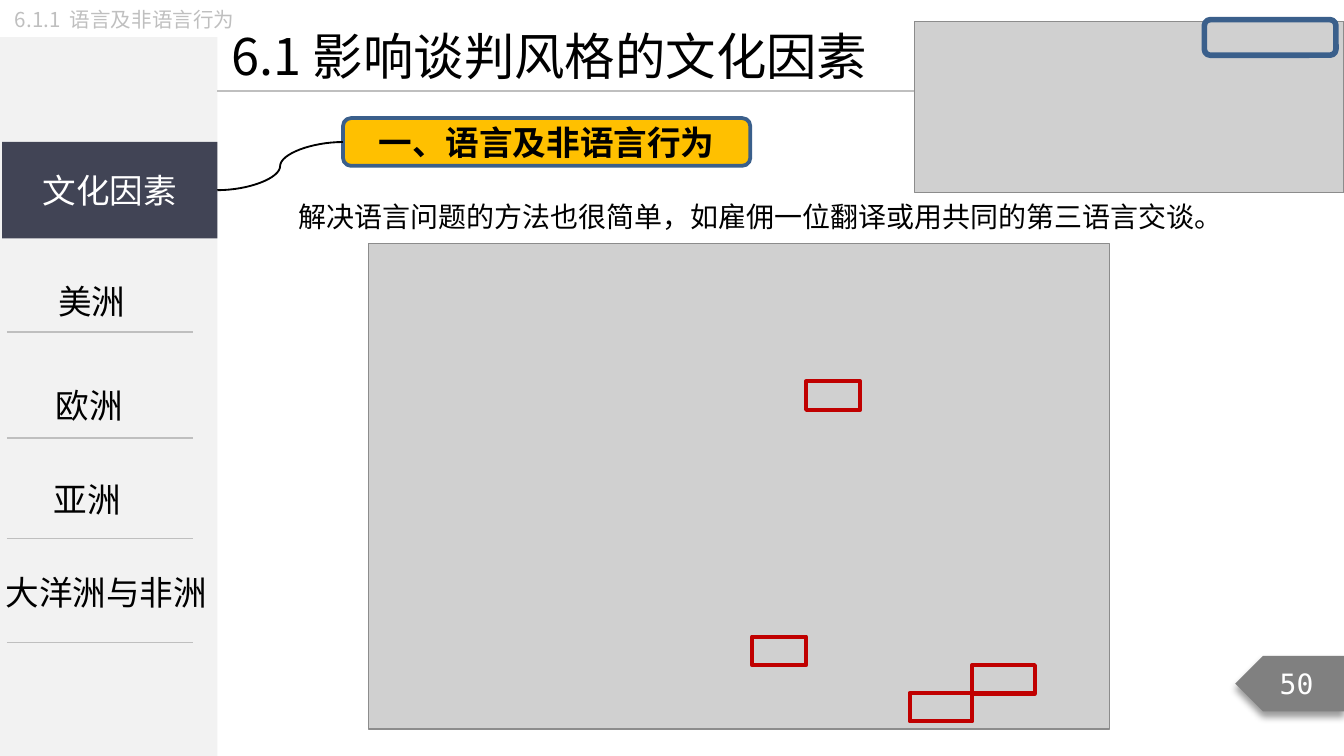
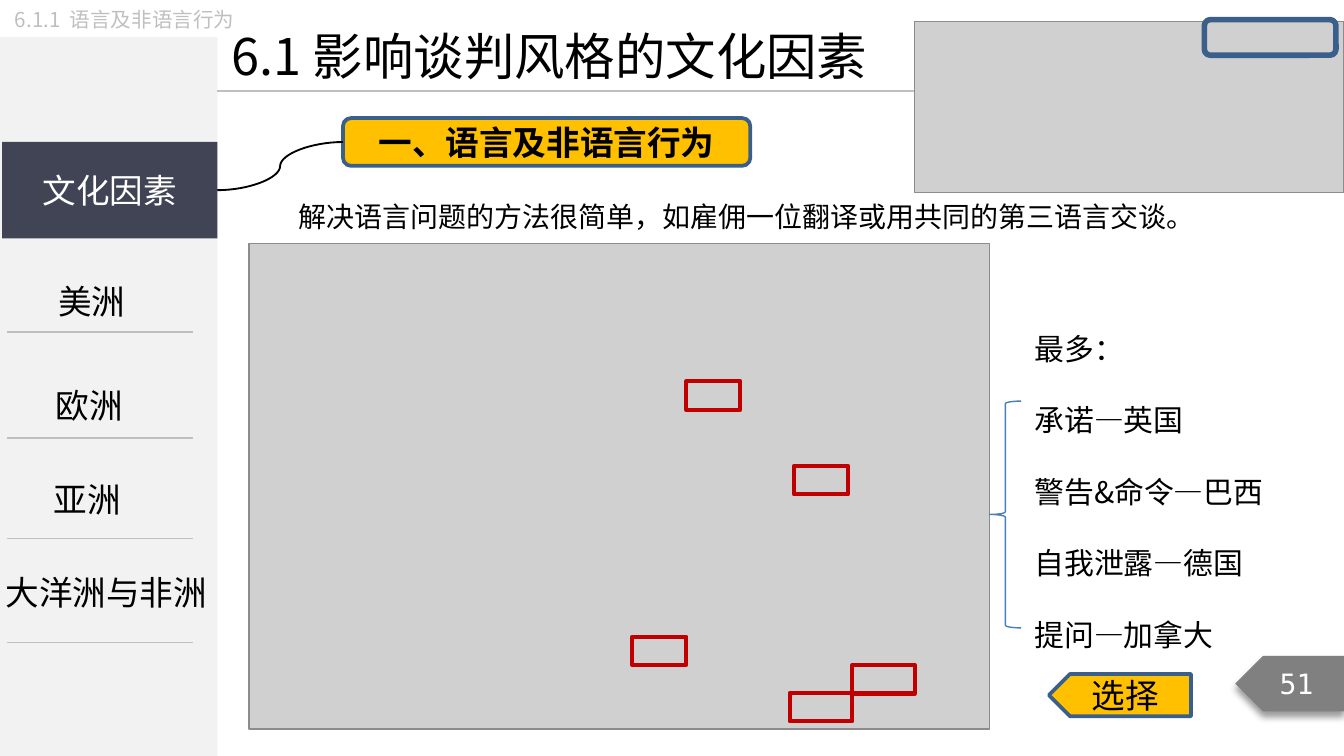
Before and after one commit to Call-me-zhy/tangtang, a slide deck: slide 51 of 3 国际商务谈判/课件/国际商务谈判精讲6.pptx (slide 50 before the commit). Drawn at 1344x756 pixels with LibreOffice and Linux fonts; fonts in the diff are those of the drawing; grey boxes stand for pictures. Boxes give left, top, right and bottom in pixels: in the first picture for what was removed or moved away, otherwise in the second. Text is boxed around its words. In the diff, an @@ line names an element or a change of style, - is before the commit and + after.

```diff
--- a/3 国际商务谈判/课件/国际商务谈判精讲6.pptx
+++ b/3 国际商务谈判/课件/国际商务谈判精讲6.pptx
@@ text at (x1=299, y1=203, x2=1195, y2=230): text changed @@
-解决语言问题的方法也很简单，如雇佣一位翻译或用共同的第三语言交谈。
+解决语言问题的方法很简单，如雇佣一位翻译或用共同的第三语言交谈。
@@ text added at (x1=1035, y1=335, x2=1264, y2=649), 16 pt, text #000000 @@
+最多：
+承诺—英国
+警告&命令—巴西
+自我泄露—德国
+提问—加拿大
@@ left brace added at (x1=989, y1=401, x2=1021, y2=628), outline #4B7EBC 0.75 pt @@
@@ rectangle added at (x1=794, y1=466, x2=848, y2=495), outline #C00000 2.25 pt @@
@@ 4 rectangles, 1 picture moved together from (x1=368, y1=243, x2=1109, y2=728) to (x1=249, y1=243, x2=989, y2=728) @@
@@ pentagon arrow added at (x1=1048, y1=675, x2=1191, y2=718), fill #FFC000, outline #3A5F8C 2 pt, 18 pt, text #000000 @@
+选择
@@ page number at (x1=1280, y1=673, x2=1314, y2=695): text changed @@
-50
+51
```
Also in this commit, not shown: 43 other slides changed, 3 slides added, 7 slides removed, 9 other files.
